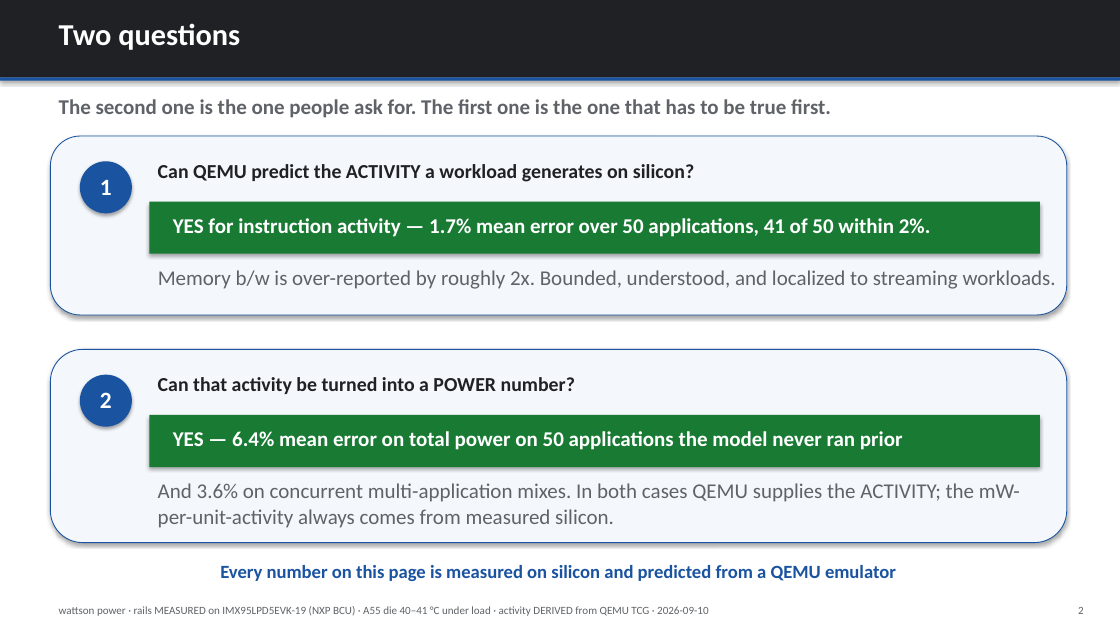
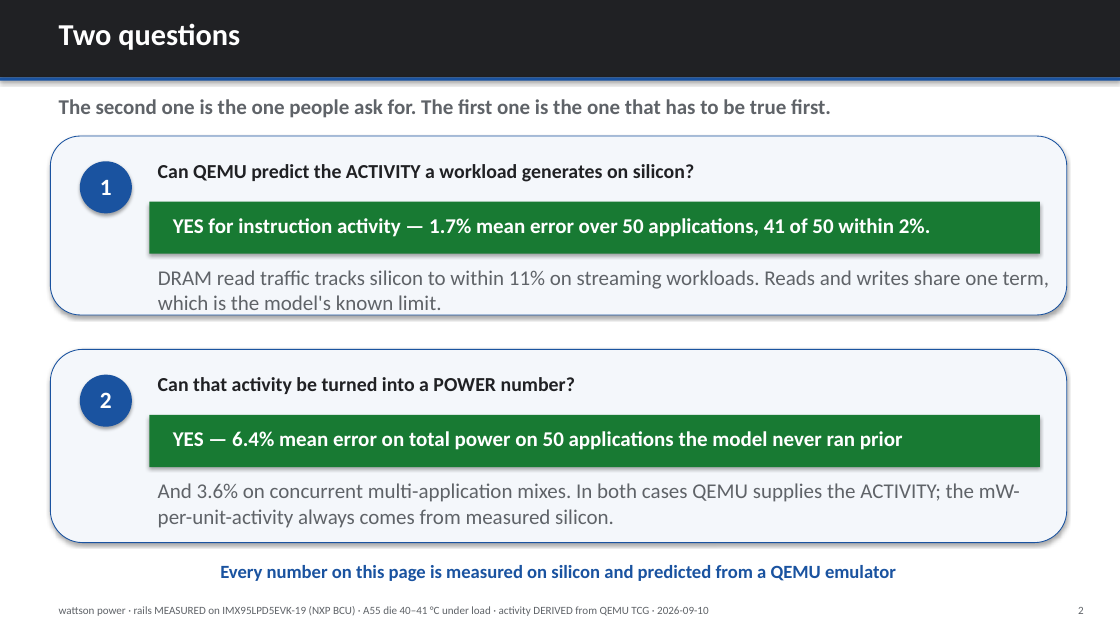
Before and after one commit to kylefoxaustin/wattson, a slide deck: slide 2 of xcheck/wattson_power_results_final_KF_9_10_2026.pptx. Drawn at 1120x630 pixels with LibreOffice and Linux fonts; fonts in the diff are those of the drawing. Boxes give left, top, right and bottom in pixels: in the first picture for what was removed or moved away, otherwise in the second. Text is boxed around its words. In the diff, an @@ line names an element or a change of style, - is before the commit and + after.

```diff
--- a/xcheck/wattson_power_results_final_KF_9_10_2026.pptx
+++ b/xcheck/wattson_power_results_final_KF_9_10_2026.pptx
@@ text at <box>158,270,1050,317</box>: text changed @@
-Memory b/w is over-reported by roughly 2x. Bounded, understood, and localized to streaming workloads.
+DRAM read traffic tracks silicon to within 11% on streaming workloads. Reads and writes share one term, which is the model's known limit.
```
Also in this commit, not shown: 3 other slides changed, 4 other files.
